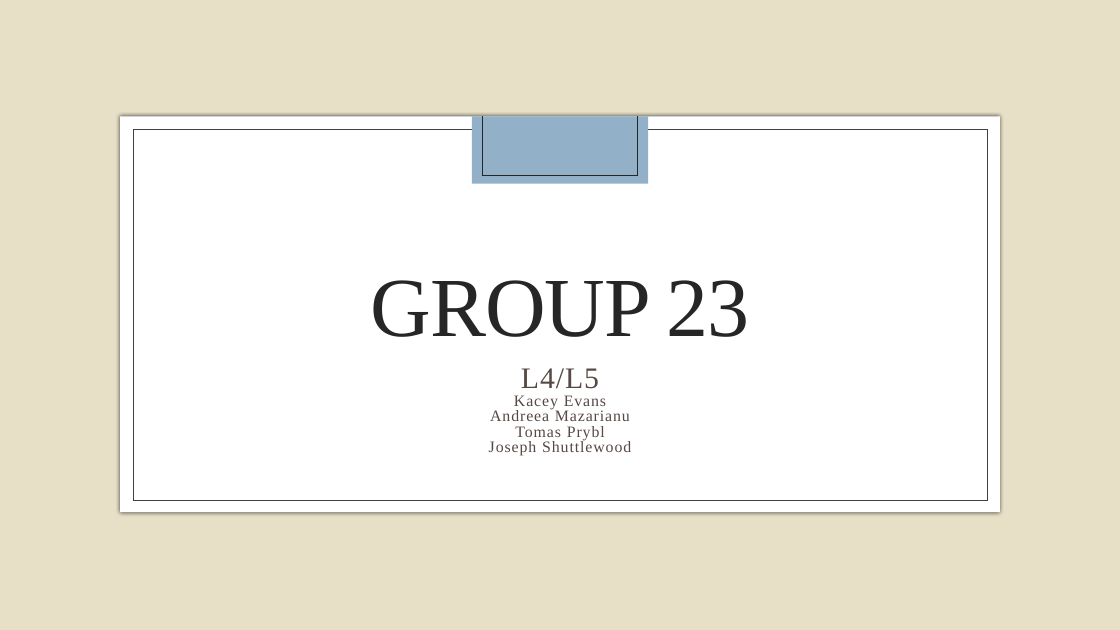
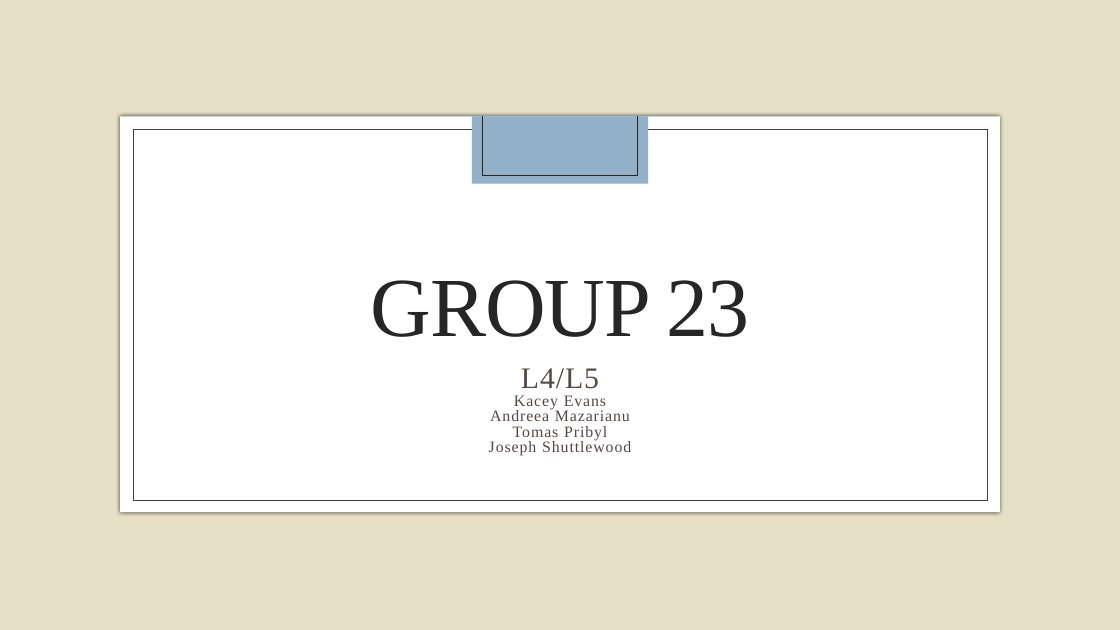
Before and after one commit to UoSGroupProjects1819/mgp-team-23, a slide deck: slide 1 of Powerpoint/Group 23_presentation(1)_not complete.pptx. Drawn at 1120x630 pixels with LibreOffice and Linux fonts; fonts in the diff are those of the drawing; background and template pictures are left out. Boxes give left, top, right and bottom in pixels: in the first picture for what was removed or moved away, otherwise in the second. Text is boxed around its words. In the diff, an @@ line names an element or a change of style, - is before the commit and + after.

```diff
--- a/Powerpoint/Group 23_presentation(1)_not complete.pptx
+++ b/Powerpoint/Group 23_presentation(1)_not complete.pptx
@@ subtitle at <box>513,426,607,441</box>: text changed @@
-Tomas Prybl
+Tomas Pribyl
```
Also in this commit, not shown: 1 slide added, 1 slide removed, 2 other files.
